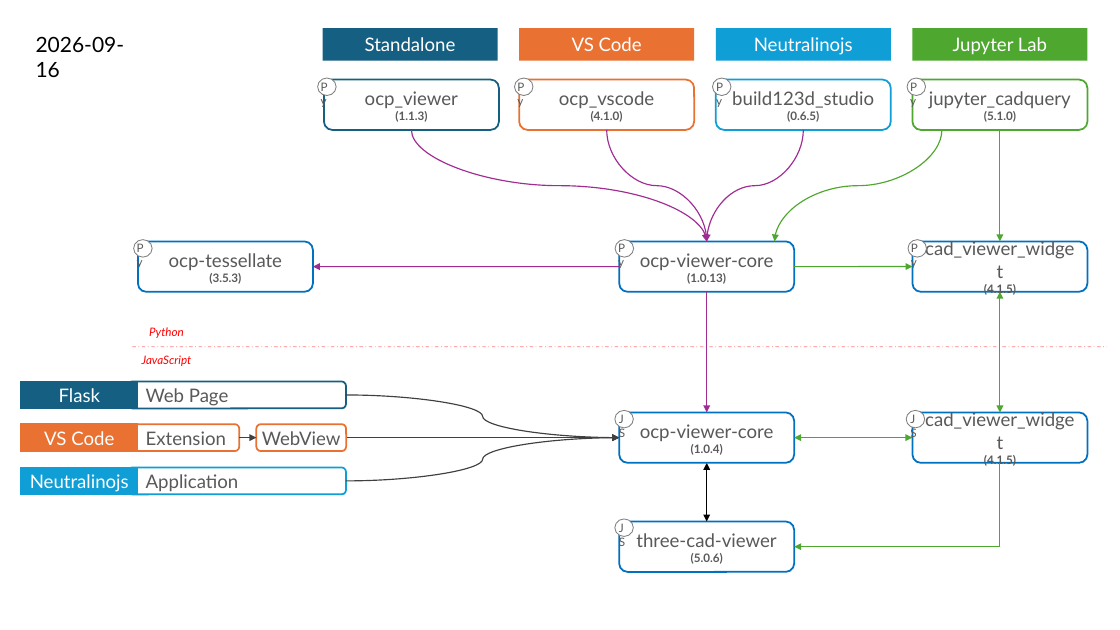
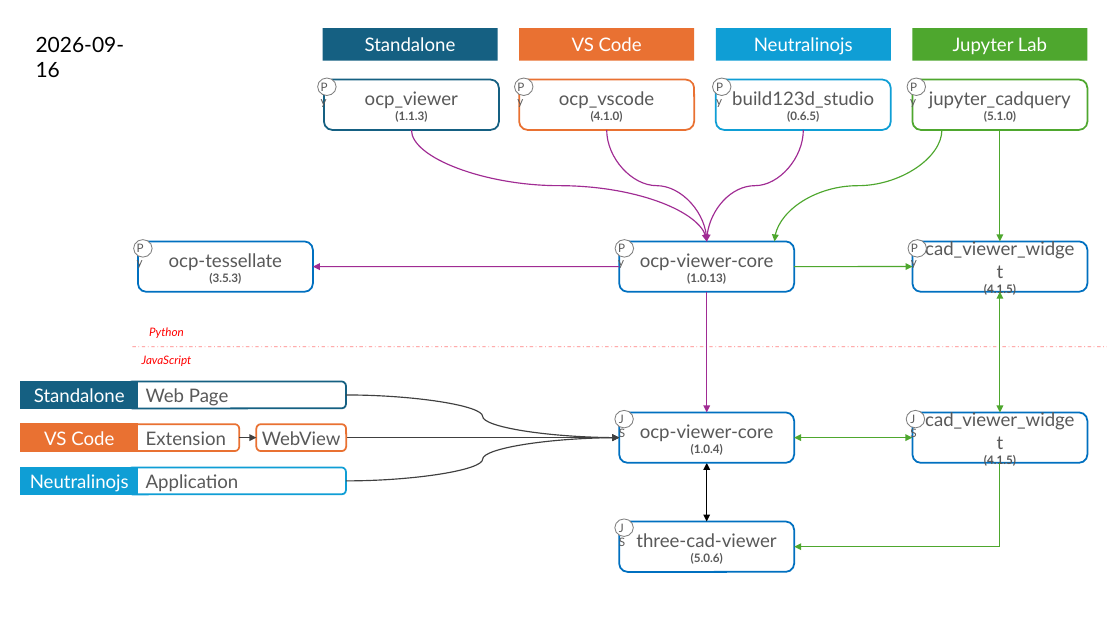
Before and after one commit to bernhard-42/ocp_viewer_docs, a slide deck: slide 2 of architecture/viewer-ecosystem.pptx. Drawn at 1120x630 pixels with LibreOffice and Linux fonts; fonts in the diff are those of the drawing. Boxes give left, top, right and bottom in pixels: in the first picture for what was removed or moved away, otherwise in the second. Text is boxed around its words. In the diff, an @@ line names an element or a change of style, - is before the commit and + after.

Commit message:
remove Flask

```diff
--- a/architecture/viewer-ecosystem.pptx
+++ b/architecture/viewer-ecosystem.pptx
@@ text in rectangle at box(34, 388, 125, 402): text changed @@
-Flask
+Standalone
```
Also in this commit, not shown: 1 other slide changed, 1 other file.
